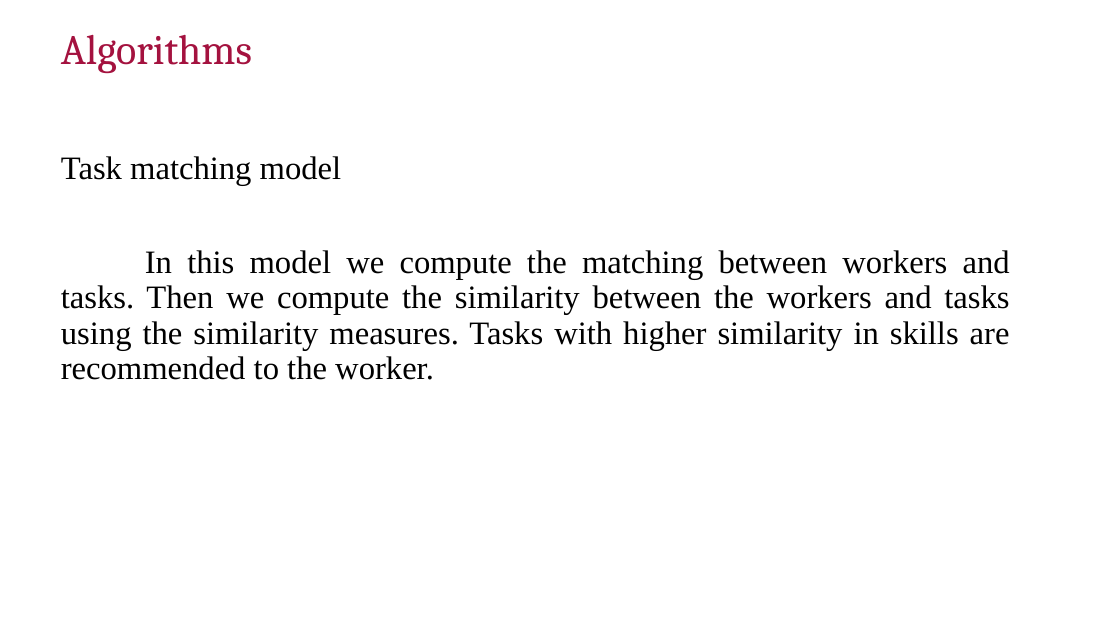
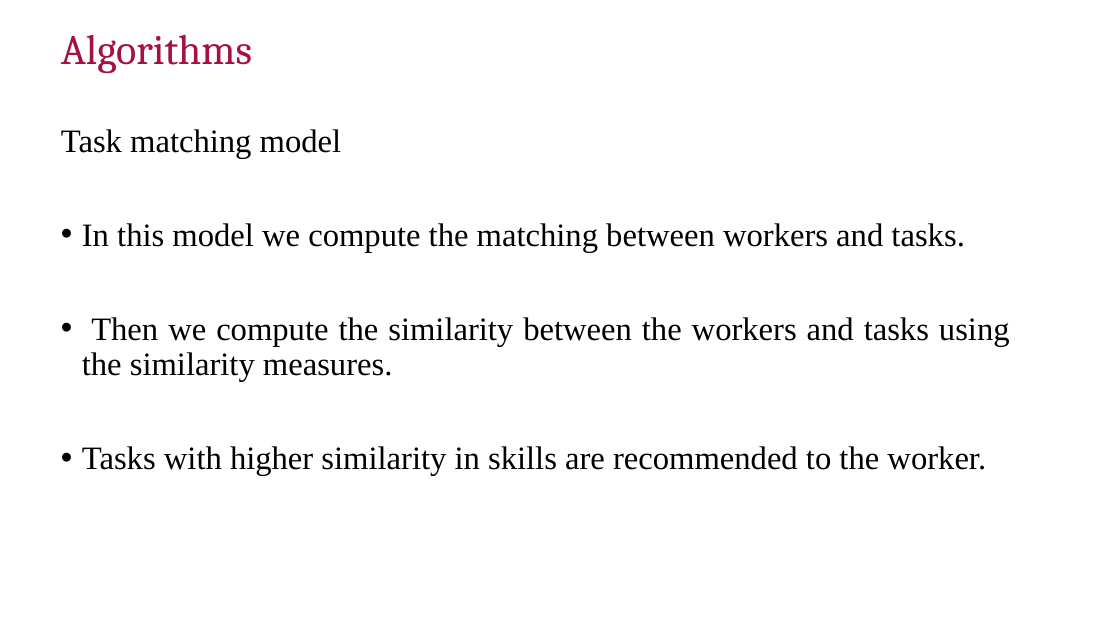
Before and after one commit to manikantathota23/Effective-Task-Allocation-and-Failure-detection, a slide deck: slide 14 of Documentation/First_review_D6.pptx (slide 12 before the commit). Drawn at 1120x630 pixels with LibreOffice and Linux fonts; fonts in the diff are those of the drawing; background and template pictures are left out. Boxes give left, top, right and bottom in pixels: in the first picture for what was removed or moved away, otherwise in the second. Text is boxed around its words. In the diff, an @@ line names an element or a change of style, - is before the commit and + after.

```diff
--- a/Documentation/First_review_D6.pptx
+++ b/Documentation/First_review_D6.pptx
@@ text "Task matching model": place and size @@
-text "Task matching model" at bbox=[61, 156, 1010, 380]
+text "Task matching model" at bbox=[61, 129, 1010, 475]
@@ text at bbox=[82, 223, 1010, 475]: text changed @@
-In this model we compute the matching between workers and tasks. Then we compute the similarity between the workers and tasks using the similarity measures. Tasks with higher similarity in skills are recommended to the worker.
+• In this model we compute the matching between workers and tasks.
+• Then we compute the similarity between the workers and tasks using the similarity measures.
+• Tasks with higher similarity in skills are recommended to the worker.
```
Also in this commit, not shown: 8 other slides changed, 2 slides added, 1 other file.
